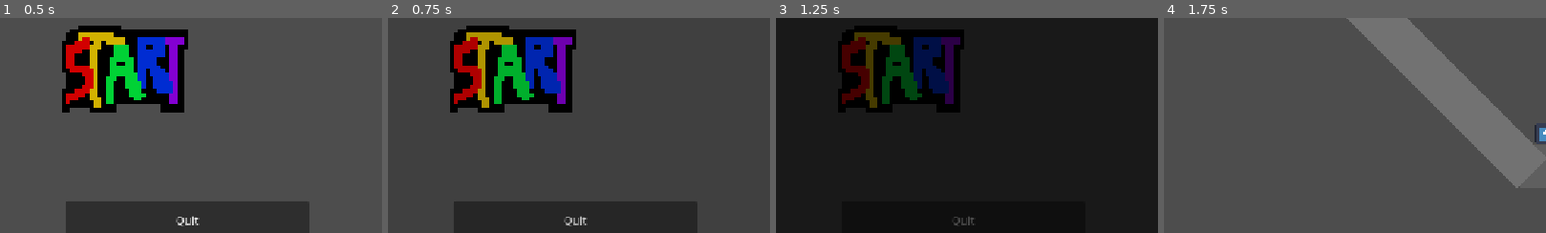
Above: before the commit, frames 1-4 (left to right).
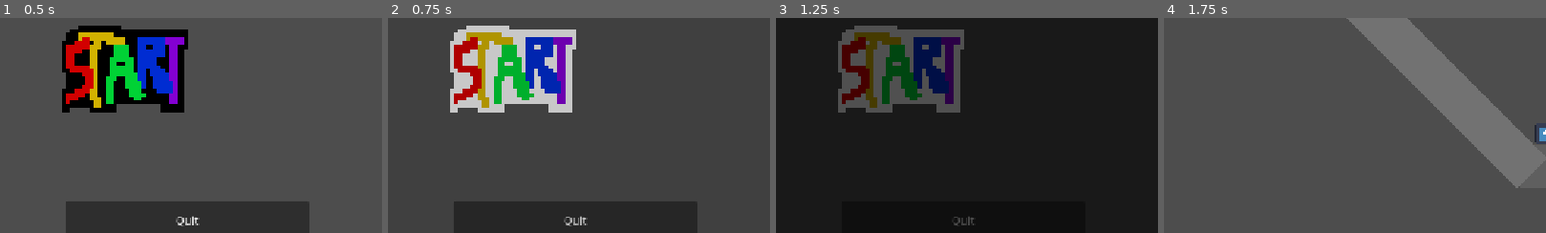
Above: after the commit, the same moments.

Repository: AlanW-bths/NYC-Haven-Jam
Game: Godot game, scene res://Main_Menu.tscn
The game is run twice, just before and just after one commit, with the same random seed, the same clock (stepped at 60 frames per second) and the same inputs. The engine's default icon, where the game draws it, is replaced by a stand-in: a white triangle on a blue panel in a dark square.
Inputs (mouse positions are % of the whole screen's width and height, from its top left):
- Up to frame 1 (0.5 s): no input
- Up to frame 2 (0.75 s): click (16, 37) at 0.5 s
- Up to frame 3 (1.25 s): no input
- Up to frame 4 (1.75 s): click (16, 37) at 1.25 s
The pictures show only the part of the screen within x 0-50%, y 23-73%; the shares and areas given below are measured in that part.

Frame 1 is identical in both runs. In frame 2, 6.0% of the frame differs, in the area x 16-50%, y 3-44%; in frame 3, 6.0%; in frame 4, nothing differs.

Commit message:
Main menu

Diff:
--- a/do-your-best!/Main_Menu.tscn
+++ b/do-your-best!/Main_Menu.tscn
@@ -1,8 +1,10 @@
 [gd_scene format=3 uid="uid://bxg41gwnj4bw3"]
 
 [ext_resource type="Script" uid="uid://cc7ku7bkv0gcb" path="res://Scripts/MainMenu.gd" id="1_m625n"]
-[ext_resource type="Texture2D" uid="uid://b3i5daiaik1yj" path="res://Assets/start.png" id="2_wugcc"]
+[ext_resource type="Texture2D" uid="uid://ej26r6x30pki" path="res://start_hover.png" id="2_257up"]
+[ext_resource type="Texture2D" uid="uid://brpdhscj6i0xe" path="res://start_pressed.png" id="3_3mro0"]
 [ext_resource type="PackedScene" uid="uid://bwq2dssblfak5" path="res://transition.tscn" id="3_gtid3"]
+[ext_resource type="Texture2D" uid="uid://cyv5ymty836fu" path="res://start_default.png" id="4_tu7k8"]
 
 [node name="Main Menu" type="Control" unique_id=1987918872]
 layout_mode = 3
@@ -27,7 +29,9 @@
 offset_top = 143.0
 offset_right = 346.0
 offset_bottom = 334.0
-texture_normal = ExtResource("2_wugcc")
+texture_normal = ExtResource("2_257up")
+texture_pressed = ExtResource("3_3mro0")
+texture_hover = ExtResource("4_tu7k8")
 stretch_mode = 5
 
 [node name="Quit" type="Button" parent="Button_Manager" unique_id=1179178811]
Not shown, changed: do-your-best!/Assets/start.png.import
Not shown, changed: do-your-best!/start_hover.png.import
